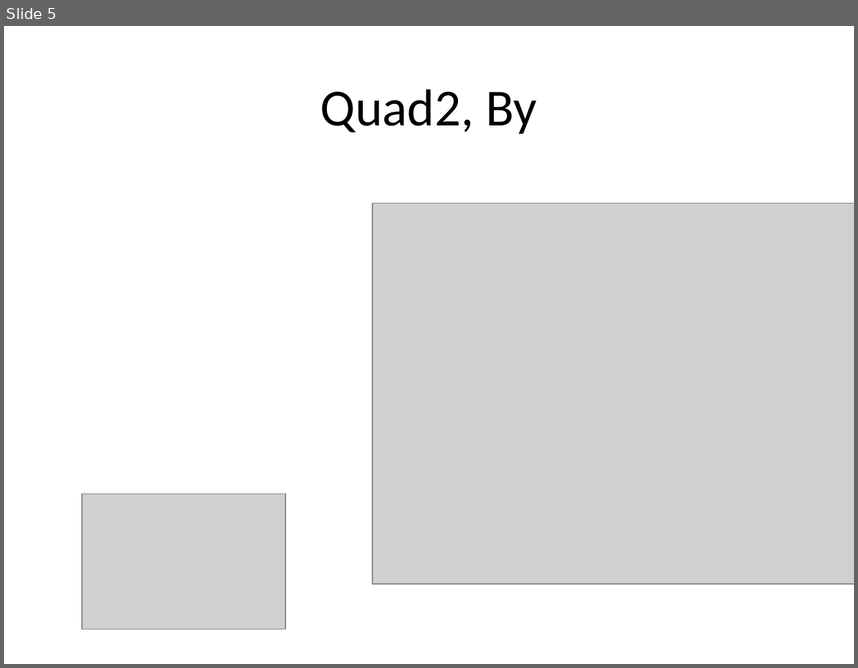
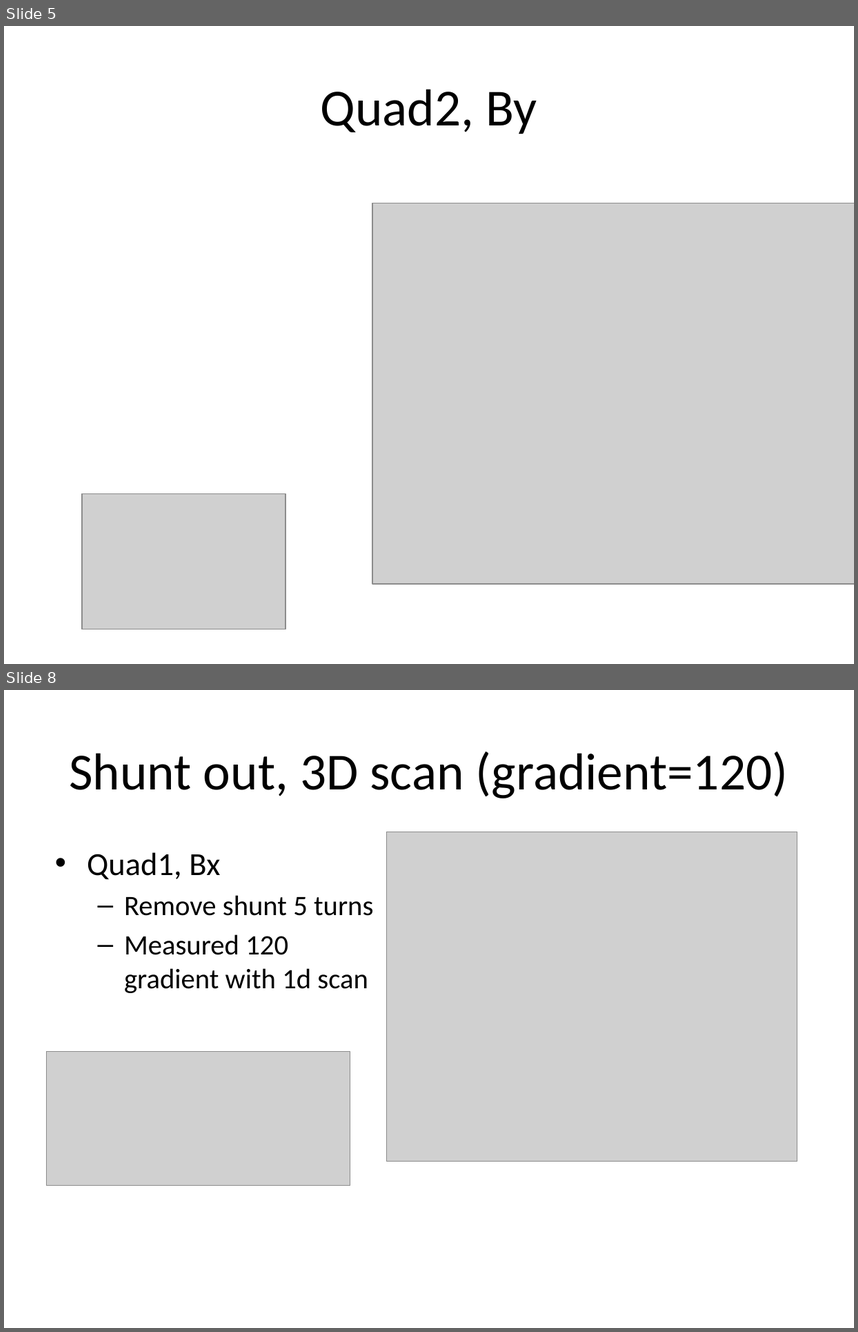
Before and after one commit to afisher000/3D-Stepper-Controls, a slide deck: Quad 3D Scans/Quad 3D x-y dependence.pptx. Shown one above the other, each under a label of ours: slide 5 before the commit, slides 5 and 8 after it; the slides between them are not shown. The pictures are 858x668 and 858x1332 pixels, drawn with LibreOffice and Linux fonts; fonts in the diff are those of the drawing; grey boxes stand for pictures. Boxes give left, top, right and bottom in pixels: in the first picture for what was removed or moved away, otherwise in the second. Text is boxed around its words. In the diff, an @@ line names an element or a change of style, - is before the commit and + after.

```diff
--- a/Quad 3D Scans/Quad 3D x-y dependence.pptx
+++ b/Quad 3D Scans/Quad 3D x-y dependence.pptx
@@ slide 8 added at <box>4,690,854,1328</box>, background #FFFFFF @@
@@ title added at <box>69,751,788,798</box>, 44 pt, text #000000 @@
+Shunt out, 3D scan (gradient=120)
@@ picture added at <box>386,832,797,1162</box> @@
@@ text added at <box>87,852,373,993</box>, 23.8 pt, text #000000 @@
+• Quad1, Bx
+  – Remove shunt 5 turns
+  – Measured 120 gradient with 1d scan
@@ picture added at <box>47,1052,350,1185</box> @@
```
Also in this commit, not shown: 3 other slides added, 8 other files.
